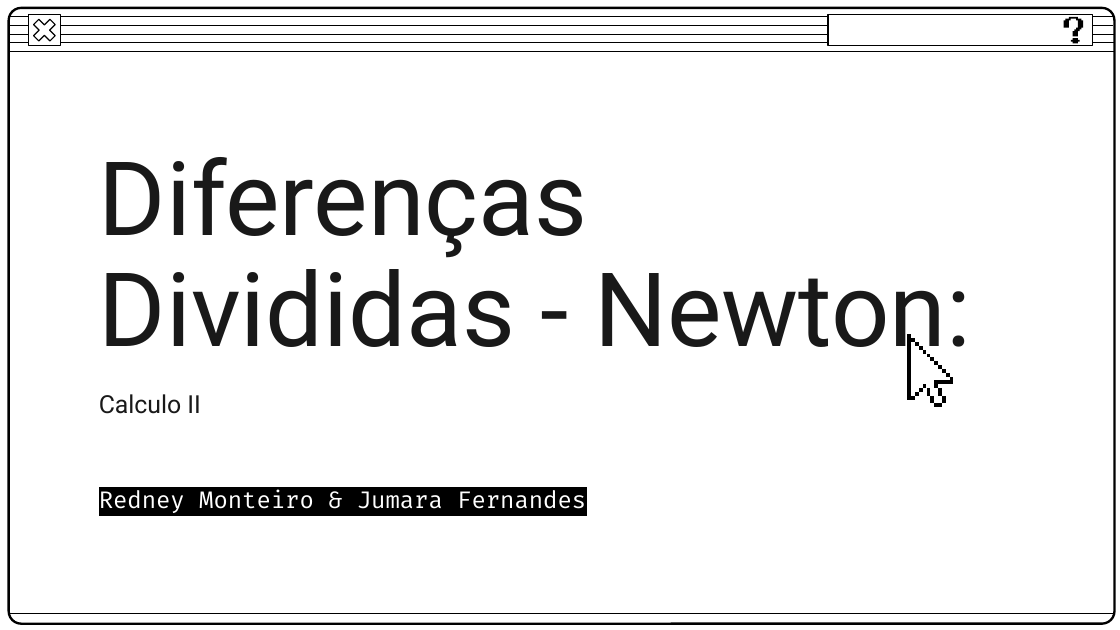
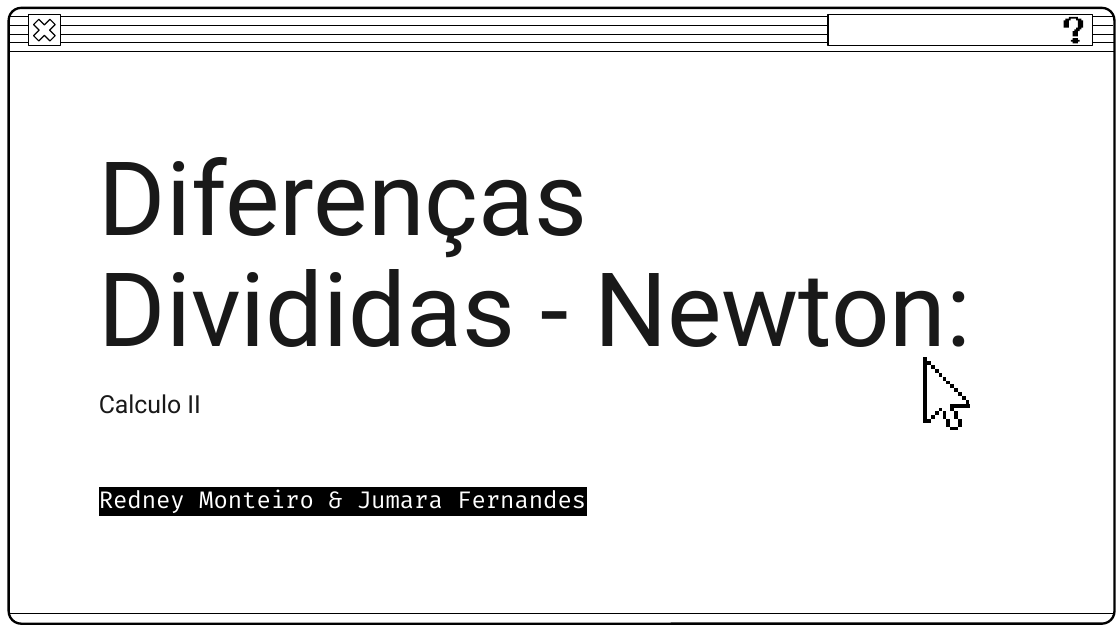
Before and after one commit to RedneyMonteiro15/Newton-DiferencasDivididas, a slide deck: slide 1 of Apresentação.pptx. Drawn at 1120x630 pixels with LibreOffice and Linux fonts; fonts in the diff are those of the drawing. Boxes give left, top, right and bottom in pixels: in the first picture for what was removed or moved away, otherwise in the second. Text is boxed around its words. In the diff, an @@ line names an element or a change of style, - is before the commit and + after.

```diff
--- a/Apresentação.pptx
+++ b/Apresentação.pptx
@@ 16 freeform shapes: place and size @@
-16 freeform shapes at [907, 334, 953, 407]
+16 freeform shapes at [923, 357, 969, 430]
@@ 8 freeform shapes: place and size @@
-8 freeform shapes at [907, 335, 953, 408]
+8 freeform shapes at [923, 357, 969, 430]
```
Also in this commit, not shown: 3 other slides changed, 10 other files.
